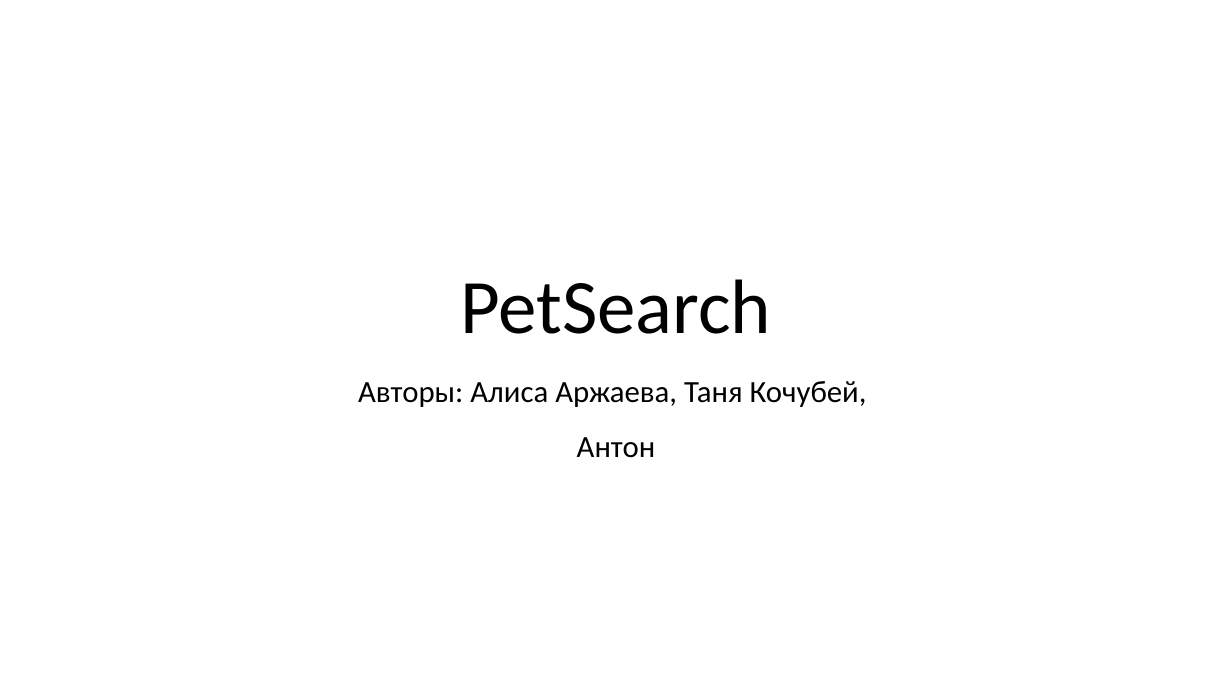
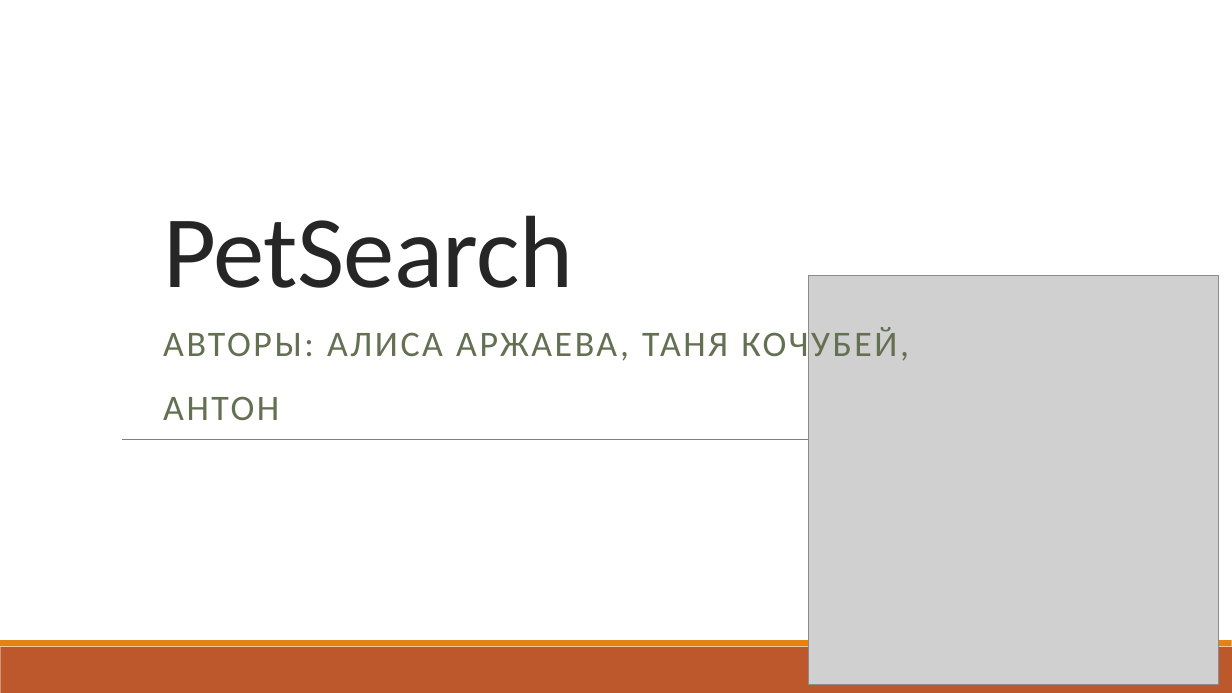
Before and after one commit to waire-p/PetS, a slide deck: slide 1 of Docs/PetSearch(WEB).pptx. Drawn at 1232x693 pixels with LibreOffice and Linux fonts; fonts in the diff are those of the drawing; grey boxes stand for pictures. Boxes give left, top, right and bottom in pixels: in the first picture for what was removed or moved away, otherwise in the second. Text is boxed around its words. In the diff, an @@ line names an element or a change of style, - is before the commit and + after.

```diff
--- a/Docs/PetSearch(WEB).pptx
+++ b/Docs/PetSearch(WEB).pptx
@@ title "PetSearch": place and size @@
-title "PetSearch" at box(460, 279, 771, 334)
+title "PetSearch" at box(163, 215, 573, 288)
@@ title "PetSearch" at box(163, 215, 573, 288): size 60 to 80 pt, text colour #000000 to #262626, letter spacing 0 to -0.5 pt; alignment centre to left; line spacing 0.9 to 0.85 @@
@@ picture added at box(809, 275, 1218, 685) @@
@@ subtitle at box(163, 326, 909, 420): text changed; size 24 to 28 pt; text colour #000000 to #637052 @@
-Авторы: Алиса Аржаева, Таня Кочубей,
-Антон
+АВТОРЫ: АЛИСА АРЖАЕВА, ТАНЯ КОЧУБЕЙ,
+АНТОН
@@ line added from (122, 439) to (1120, 439), #808080 0.5 pt @@
@@ rectangle added at box(0, 647, 1232, 693), fill #BD582C @@
@@ rectangle added at box(0, 640, 1232, 647), fill #E48312 @@
```
Also in this commit, not shown: 1 other slide changed, 6 slides added, 4 slides removed, 1 other file.
